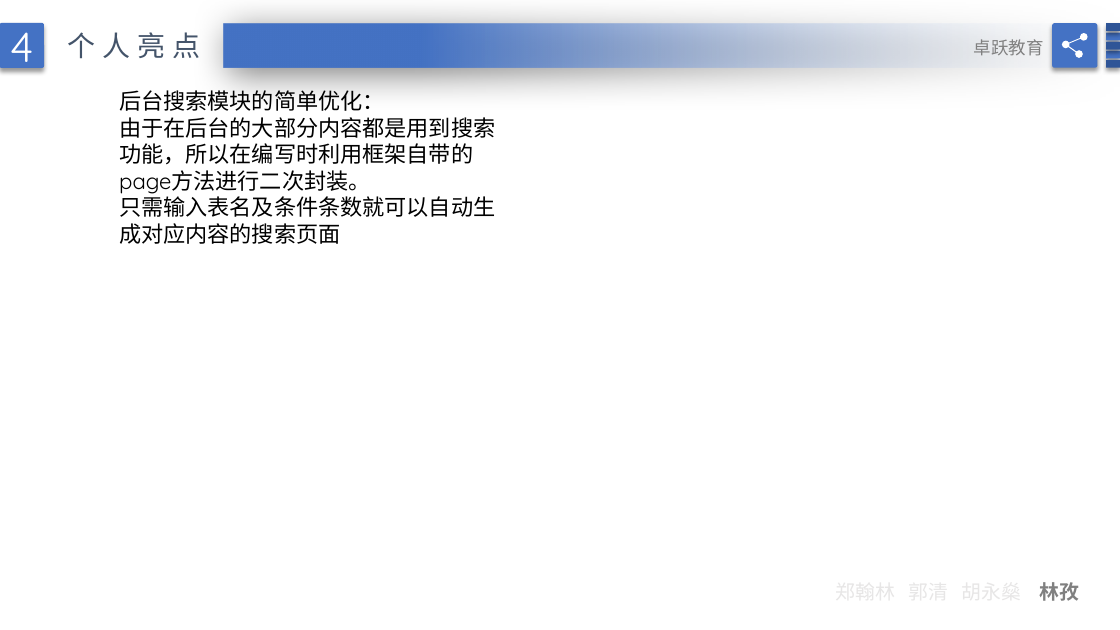
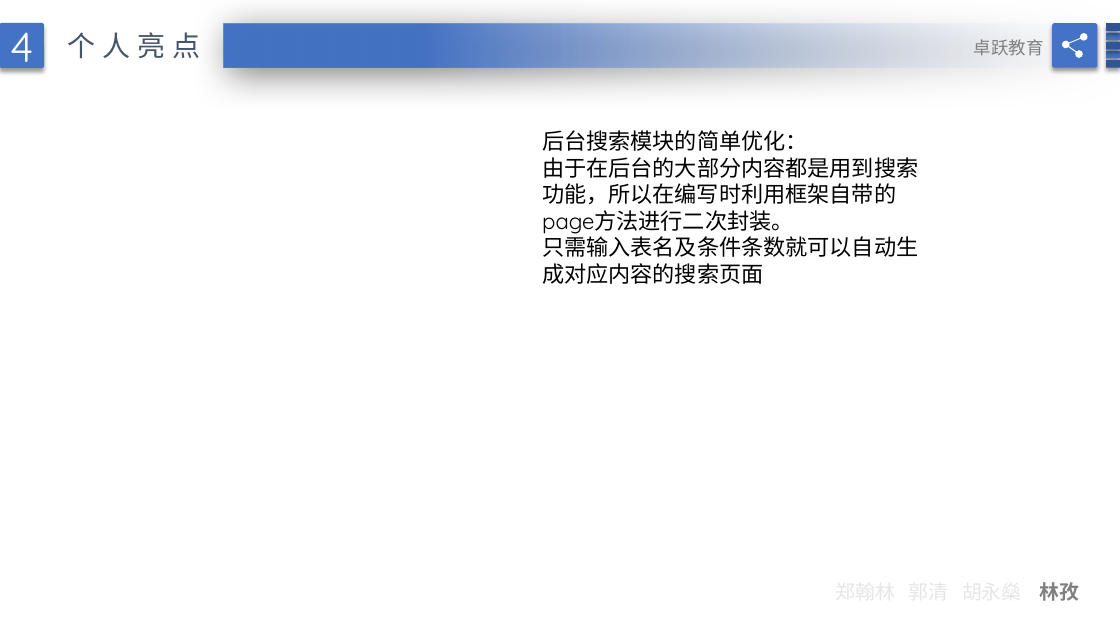
Before and after one commit to TestingTestings/Project_4, a slide deck: slide 36 of doc/简洁蓝色毕业论文答辩PPT模版.pptx (slide 33 before the commit). Drawn at 1120x630 pixels with LibreOffice and Linux fonts; fonts in the diff are those of the drawing; background and template pictures are left out. Boxes give left, top, right and bottom in pixels: in the first picture for what was removed or moved away, otherwise in the second. Text is boxed around its words. In the diff, an @@ line names an element or a change of style, - is before the commit and + after.

```diff
--- a/doc/简洁蓝色毕业论文答辩PPT模版.pptx
+++ b/doc/简洁蓝色毕业论文答辩PPT模版.pptx
@@ text "后台搜索模块的简单优化：": place and size @@
-text "后台搜索模块的简单优化：" at (119,90,495,244)
+text "后台搜索模块的简单优化：" at (542,130,918,284)
```
Also in this commit, not shown: 6 other slides changed, 3 slides added.
